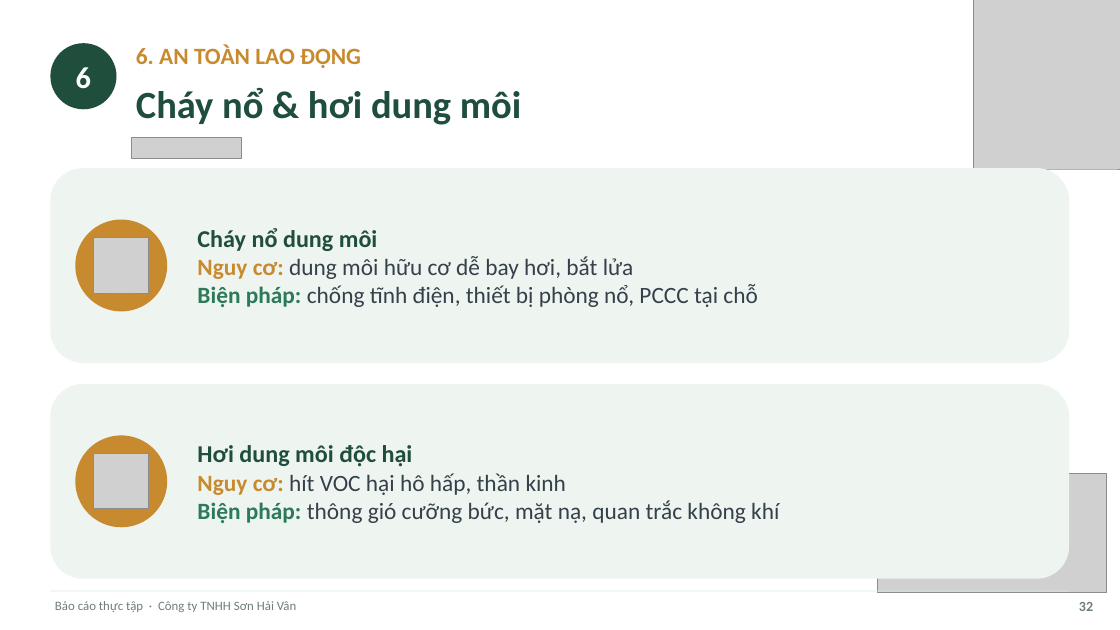
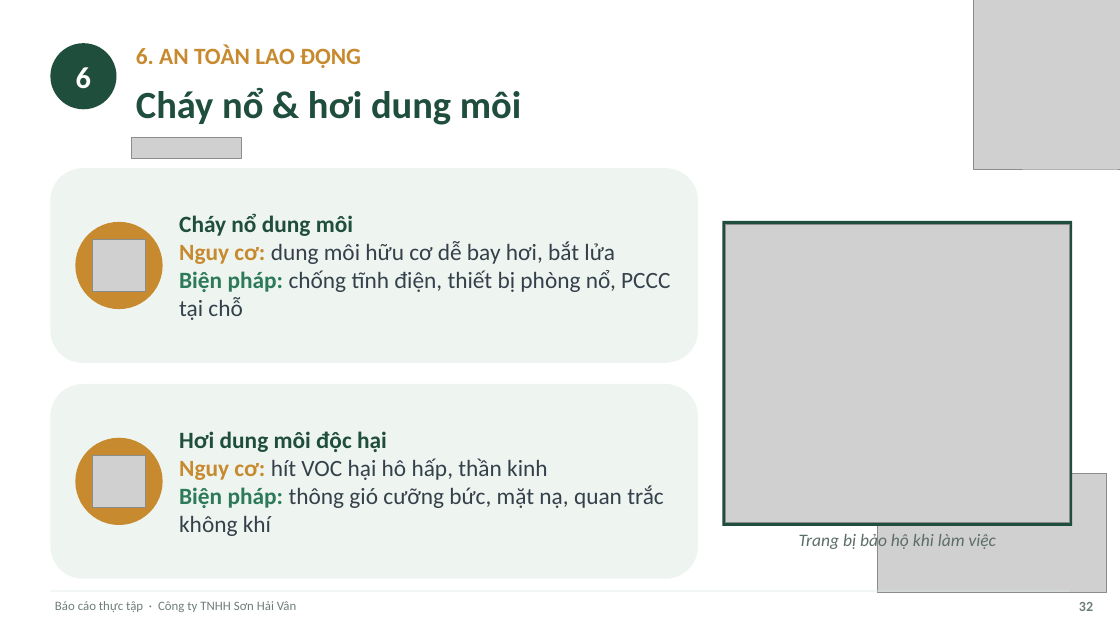
Before and after one commit to tranconcoder/pubic-resources, a slide deck: slide 32 of SuHeo/Báo cáo thực tập - Sơn Hải Vân.pptx. Drawn at 1120x630 pixels with LibreOffice and Linux fonts; fonts in the diff are those of the drawing; grey boxes stand for pictures. Boxes give left, top, right and bottom in pixels: in the first picture for what was removed or moved away, otherwise in the second. Text is boxed around its words. In the diff, an @@ line names an element or a change of style, - is before the commit and + after.

```diff
--- a/SuHeo/Báo cáo thực tập - Sơn Hải Vân.pptx
+++ b/SuHeo/Báo cáo thực tập - Sơn Hải Vân.pptx
@@ rounded rectangle resized from (x1=50, y1=168, x2=1070, y2=363) to (x1=50, y1=168, x2=698, y2=363) @@
@@ text "Cháy nổ dung môi" moved from (x1=197, y1=228, x2=757, y2=307) to (x1=179, y1=213, x2=670, y2=320) @@
@@ ellipse resized from (x1=76, y1=219, x2=167, y2=311) to (x1=76, y1=222, x2=163, y2=309) @@
@@ picture moved from (x1=94, y1=238, x2=150, y2=293) to (x1=92, y1=239, x2=145, y2=292) @@
@@ text at (x1=179, y1=213, x2=353, y2=236): size 20.8 to 20 pt in "Cháy nổ dung môi" @@
@@ rectangle added at (x1=723, y1=221, x2=1072, y2=526), fill #1F4E3D @@
@@ picture added at (x1=726, y1=224, x2=1070, y2=523) @@
@@ rounded rectangle resized from (x1=50, y1=384, x2=1070, y2=579) to (x1=50, y1=384, x2=698, y2=579) @@
@@ text "Hơi dung môi độc hại" moved from (x1=197, y1=445, x2=779, y2=523) to (x1=179, y1=431, x2=664, y2=536) @@
@@ ellipse resized from (x1=76, y1=435, x2=167, y2=527) to (x1=76, y1=438, x2=163, y2=525) @@
@@ text at (x1=179, y1=431, x2=387, y2=452): size 20.8 to 20 pt in "Hơi dung môi độc hại" @@
@@ picture moved from (x1=94, y1=454, x2=150, y2=509) to (x1=92, y1=455, x2=145, y2=507) @@
@@ text added at (x1=799, y1=532, x2=996, y2=551), 15 pt, text #5B6E66, italic @@
+Trang bị bảo hộ khi làm việc
```
Also in this commit, not shown: 3 other slides changed, 1 other file.
